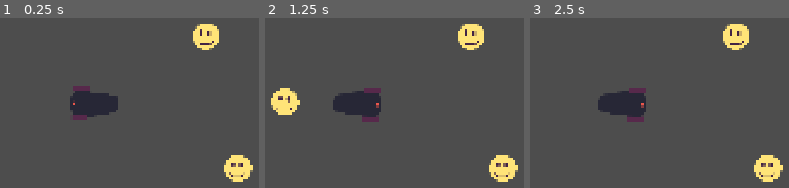
Above: before the commit, frames 1-3 (left to right).
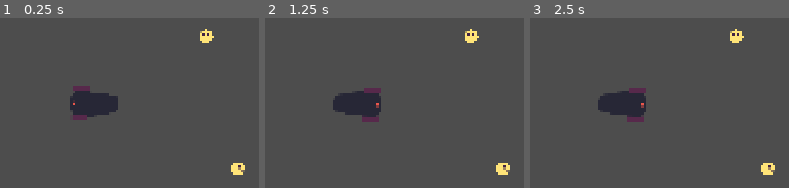
Above: after the commit, the same moments.

Repository: rmkubik/chain-reaction
Game: Godot game, scene res://main.tscn
The game is run twice, just before and just after one commit, with the same random seed, the same clock (stepped at 60 frames per second) and the same inputs.
Inputs (mouse positions are in pixels of both pictures, inside the frame that each line leads up to):
- Up to frame 1 (0.25 s): no input
- Up to frame 2 (1.25 s): tap Enter at 0.5 s; drag from (358, 103) to (outside the picture) at 0.52 s
- Up to frame 3 (2.5 s): drag from (outside the picture) to (outside the picture) at 1.27 s; tap Space at 2 s; move the mouse to (outside the picture) at 2.02 s; click (outside the picture) at 2.17 s

The runs differ from the first frame. In frame 1, 2.2% of the frame differs, in the area x 74-98%, y 3-97%; in frame 2, 3.6%, in the area x 2-98%, y 3-97%; in frame 3, 2.2%.

Commit message:
Cannon tweaks

Diff:
--- a/cannon.gd
+++ b/cannon.gd
@@ -5,8 +5,9 @@
 	var smiley: Node2D = load("res://smiley.tscn").instantiate()
 	var cannonRB: RigidBody2D = get_node('RigidBody2D')
 	var smileyRB: RigidBody2D = smiley.get_node('RigidBody2D')
-	smileyRB.position.x = position.x
-	smileyRB.position.y = position.y
+	var spawnPoint = get_node('SpawnPoint')
+	smileyRB.position.x = spawnPoint.global_position.x
+	smileyRB.position.y = spawnPoint.global_position.y
 	smileyRB.add_collision_exception_with(cannonRB)
 	get_node("/root").add_child(smiley)
 	#smileyRB.add_constant_central_force(Vector2.from_angle($".".rotation) * power)
--- a/cannon.tscn
+++ b/cannon.tscn
@@ -19,4 +19,7 @@
 position = Vector2(0, -7)
 texture = ExtResource("1_i10un")
 
+[node name="SpawnPoint" type="Node2D" parent="."]
+position = Vector2(37, 0)
+
 [connection signal="input_event" from="RigidBody2D" to="." method="_on_rigid_body_2d_input_event"]
--- a/mouser.gd
+++ b/mouser.gd
@@ -36,7 +36,7 @@
 	print("Mouse up at ", pos)
 	var vec = (pos - anchor).normalized()
 	if cannon != null and length > 5:
-		cannon.fire(length)
+		cannon.fire(length * 3)
 
 func _get_cannon(mouse_pos: Vector2) -> Cannon:
 	var parameters = PhysicsPointQueryParameters2D.new()
--- a/smiley.tscn
+++ b/smiley.tscn
@@ -11,7 +11,10 @@
 gravity_scale = 0.0
 
 [node name="CollisionShape2D" type="CollisionShape2D" parent="RigidBody2D"]
+scale = Vector2(0.5, 0.5)
 shape = SubResource("CircleShape2D_t12jd")
 
 [node name="Sprite2D" type="Sprite2D" parent="RigidBody2D"]
+z_index = -1
+scale = Vector2(0.5, 0.5)
 texture = ExtResource("1_4l2d3")
